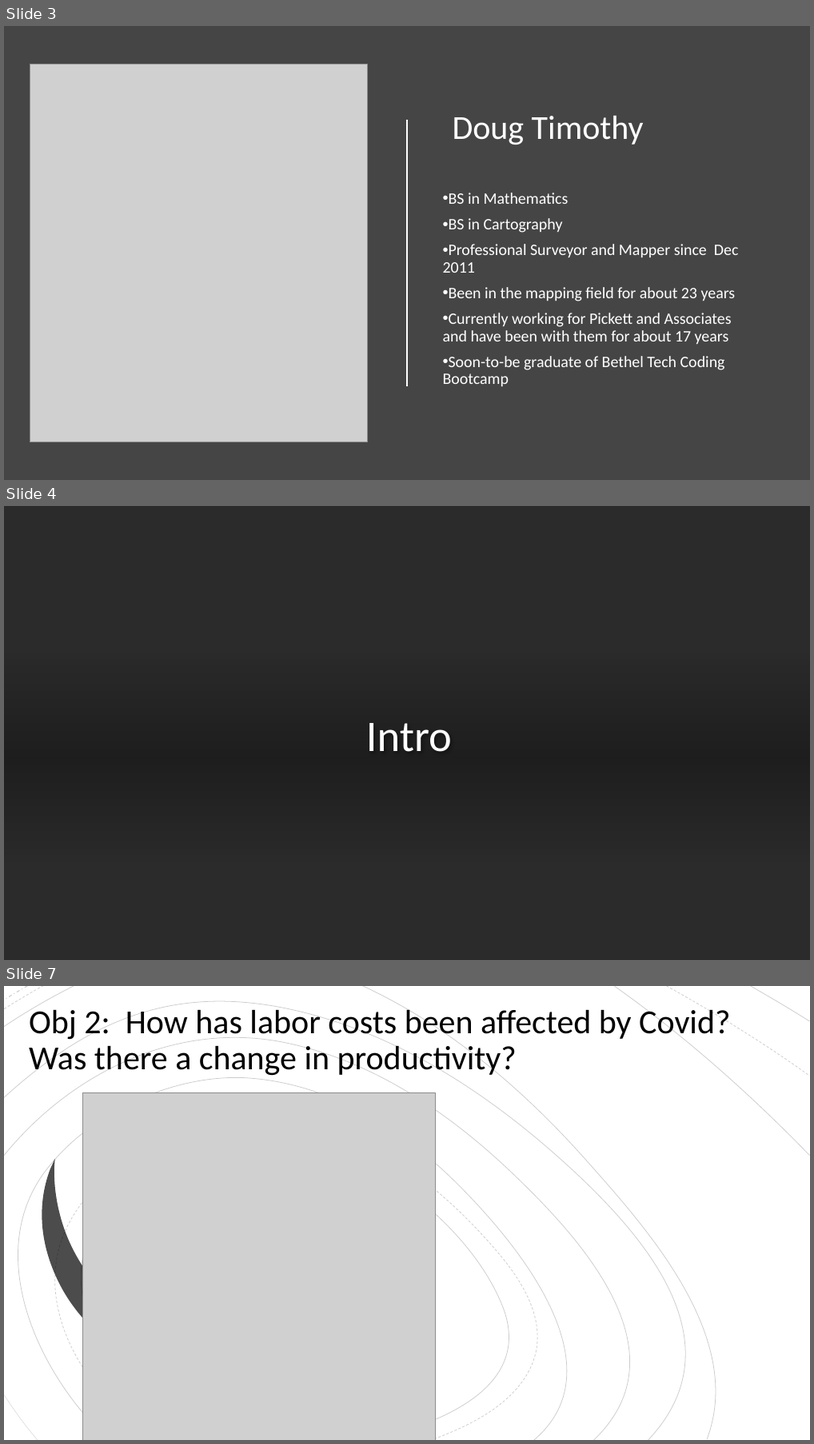
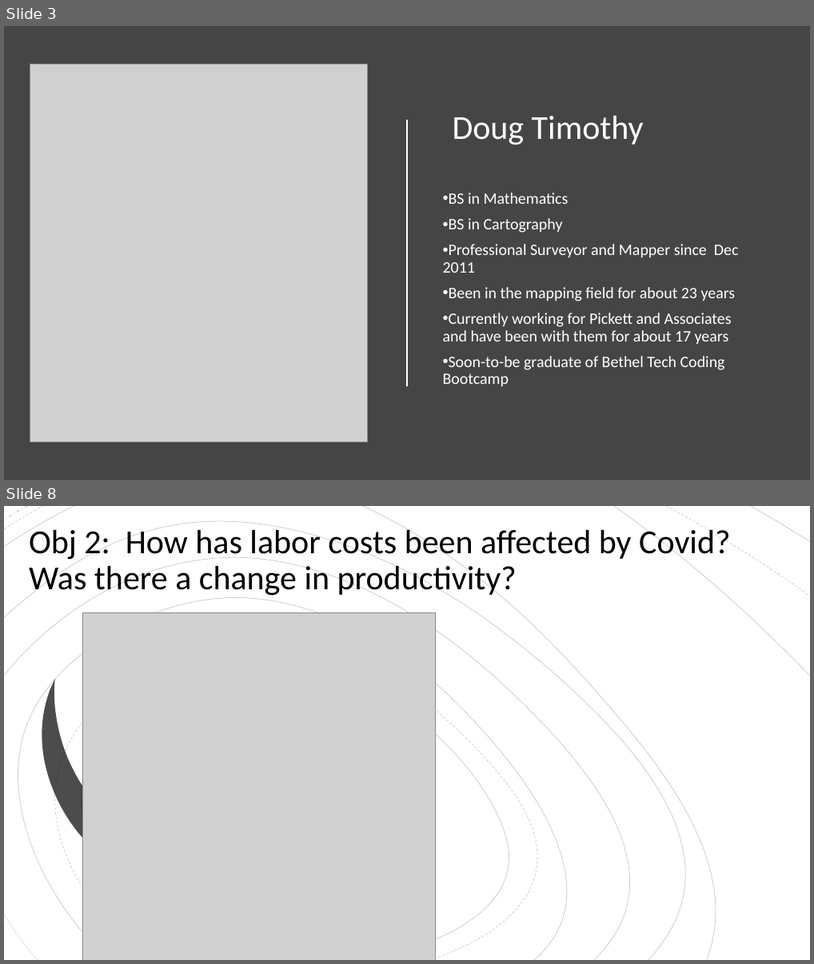
Before and after one commit to East-Coast-Collaboration/Final-Project, a slide deck: Presentation.pptx. Shown one above the other, each under a label of ours: slides 3, 4 and 7 before the commit, slides 3 and 8 after it; the slides between them are not shown. The pictures are 814x1444 and 814x964 pixels, drawn with LibreOffice and Linux fonts; fonts in the diff are those of the drawing; grey boxes stand for pictures; background and template pictures are left out; a plain dark background stands for a picture behind light text. Boxes give left, top, right and bottom in pixels: in the first picture for what was removed or moved away, otherwise in the second. Text is boxed around its words. In the diff, an @@ line names an element or a change of style, - is before the commit and + after.

```diff
--- a/Presentation.pptx
+++ b/Presentation.pptx
@@ slide 4 removed at (4, 506, 810, 960), background picture (left out) @@
@@ rectangle removed at (4, 506, 810, 960) @@
@@ rectangle removed at (4, 652, 810, 861) @@
@@ title removed at (366, 723, 452, 752) @@
-Intro
@@ what was slide 7 is now slide 8 @@
```
Also in this commit, not shown: 2 slides changed, 3 slides added, 1 other slide removed, 1 other file.
